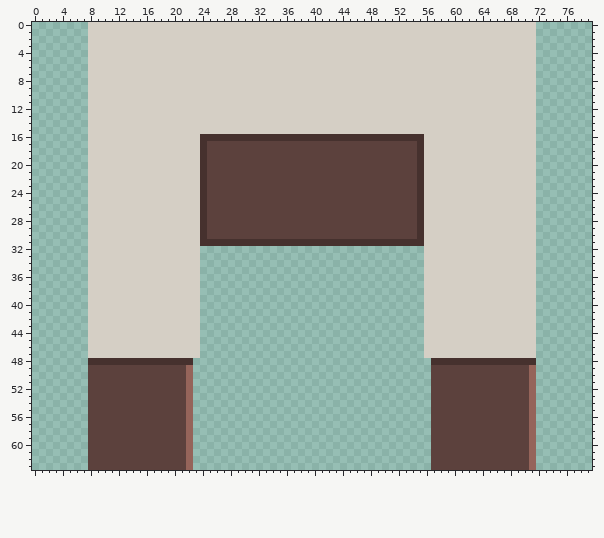
Two versions of one pixel-art file, assets/art/tiles/asprite/counters.aseprite. That is the earlier state.
96x64 pixels, 1 frame. The old version is drawn lined up with the new one, on the new canvas.
And afterwards:
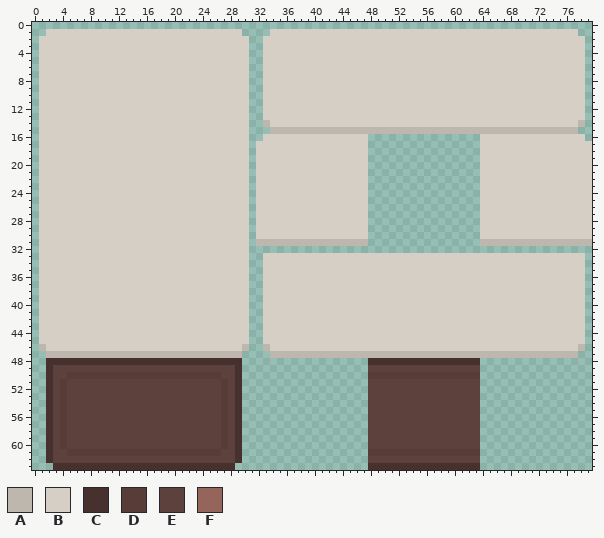
Palette (. is transparent): A #bdb7ad  B #d5cfc5  C #46312e  D #573c37  E #5c413d  F #95645a
Edits made:
canvas 96x64 -> 80x64, the old top-left corner now at -8,0 (the part of the old canvas that was cut away was empty and is not shown)
Changed rows in their new state; - is an unchanged pixel.
first column x 1:
 0 -------................................................................--------
 1 -BBBBBB----------------------....--------------------------------------BBBBBB--
 2 BBBBBBB-----------------------..---------------------------------------BBBBBBB-
 3 BBBBBBB-----------------------..---------------------------------------BBBBBBB-
 4 BBBBBBB-----------------------..---------------------------------------BBBBBBB-
 5 BBBBBBB-----------------------..---------------------------------------BBBBBBB-
 6 BBBBBBB-----------------------..---------------------------------------BBBBBBB-
 7 BBBBBBB-----------------------..---------------------------------------BBBBBBB-
 8 BBBBBBB-----------------------..---------------------------------------BBBBBBB-
 9 BBBBBBB-----------------------..---------------------------------------BBBBBBB-
10 BBBBBBB-----------------------..---------------------------------------BBBBBBB-
11 BBBBBBB-----------------------..---------------------------------------BBBBBBB-
12 BBBBBBB-----------------------..---------------------------------------BBBBBBB-
13 BBBBBBB-----------------------..---------------------------------------BBBBBBB-
14 BBBBBBB-----------------------..A--------------------------------------BBBBBBA-
15 BBBBBBB-----------------------...AAAAAAAAAAAAAAAAAAAAAAAAAAAAAAAAAAAAAAAAAAAA--
16 BBBBBBB----------------BBBBBBB..BBBBBBBBBBBBBBB................--------BBBBBBB-
17 BBBBBBB----------------BBBBBBB.BBBBBBBBBBBBBBBB................--------BBBBBBBB
18 BBBBBBB----------------BBBBBBB.BBBBBBBBBBBBBBBB................--------BBBBBBBB
19 BBBBBBB----------------BBBBBBB.BBBBBBBBBBBBBBBB................--------BBBBBBBB
20 BBBBBBB----------------BBBBBBB.BBBBBBBBBBBBBBBB................--------BBBBBBBB
21 BBBBBBB----------------BBBBBBB.BBBBBBBBBBBBBBBB................--------BBBBBBBB
22 BBBBBBB----------------BBBBBBB.BBBBBBBBBBBBBBBB................--------BBBBBBBB
23 BBBBBBB----------------BBBBBBB.BBBBBBBBBBBBBBBB................--------BBBBBBBB
24 BBBBBBB----------------BBBBBBB.BBBBBBBBBBBBBBBB................--------BBBBBBBB
25 BBBBBBB----------------BBBBBBB.BBBBBBBBBBBBBBBB................--------BBBBBBBB
26 BBBBBBB----------------BBBBBBB.BBBBBBBBBBBBBBBB................--------BBBBBBBB
27 BBBBBBB----------------BBBBBBB.BBBBBBBBBBBBBBBB................--------BBBBBBBB
28 BBBBBBB----------------BBBBBBB.BBBBBBBBBBBBBBBB................--------BBBBBBBB
29 BBBBBBB----------------BBBBBBB.BBBBBBBBBBBBBBBB................--------BBBBBBBB
30 BBBBBBB----------------BBBBBBB.BBBBBBBBBBBBBBBB................--------BBBBBBBB
31 BBBBBBB----------------BBBBBBB.AAAAAAAAAAAAAAAA................AAAAAAAAAAAAAAAA
32 BBBBBBB----------------BBBBBBB-------------------------................--------
33 BBBBBBB----------------BBBBBBB--BBBBBBBBBBBBBBBBBBBBBBB----------------BBBBBBB-
34 BBBBBBB----------------BBBBBBB--BBBBBBBBBBBBBBBBBBBBBBB----------------BBBBBBB-
35 BBBBBBB----------------BBBBBBB--BBBBBBBBBBBBBBBBBBBBBBB----------------BBBBBBB-
36 BBBBBBB----------------BBBBBBB--BBBBBBBBBBBBBBBBBBBBBBB----------------BBBBBBB-
37 BBBBBBB----------------BBBBBBB--BBBBBBBBBBBBBBBBBBBBBBB----------------BBBBBBB-
38 BBBBBBB----------------BBBBBBB--BBBBBBBBBBBBBBBBBBBBBBB----------------BBBBBBB-
39 BBBBBBB----------------BBBBBBB--BBBBBBBBBBBBBBBBBBBBBBB----------------BBBBBBB-
40 BBBBBBB----------------BBBBBBB--BBBBBBBBBBBBBBBBBBBBBBB----------------BBBBBBB-
41 BBBBBBB----------------BBBBBBB--BBBBBBBBBBBBBBBBBBBBBBB----------------BBBBBBB-
42 BBBBBBB----------------BBBBBBB--BBBBBBBBBBBBBBBBBBBBBBB----------------BBBBBBB-
43 BBBBBBB----------------BBBBBBB--BBBBBBBBBBBBBBBBBBBBBBB----------------BBBBBBB-
44 BBBBBBB----------------BBBBBBB--BBBBBBBBBBBBBBBBBBBBBBB----------------BBBBBBB-
45 BBBBBBB----------------BBBBBBB--BBBBBBBBBBBBBBBBBBBBBBB----------------BBBBBBB-
46 ABBBBBB----------------BBBBBBA--ABBBBBBBBBBBBBBBBBBBBBB----------------BBBBBBA-
47 -AAAAAAAAAAAAAAAAAAAAAAAAAAAA----AAAAAAAAAAAAAAAAAAAAAAAAAAAAAAAAAAAAAAAAAAAA--
48 -CCCCCC---------------CCCCCCC------------------CCCCCCCCC-------........--------
49 -CEEEEE--------------EEEEEEEC------------------EEEEEEEEE-------........--------
50 -CEEDDDDDDDDDDDDDDDDDDDDDDEEC------------------DDDDDDDDDDDDDDDD........--------
51 -CEDEEE--------------EEEEEDEC------------------EEEEEEEEE-------........--------
52 -CEDEEE--------------EEEEEDEC------------------EEEEEEEEE-------........--------
53 -CEDEEE--------------EEEEEDEC------------------EEEEEEEEE-------........--------
54 -CEDEEE--------------EEEEEDEC------------------EEEEEEEEE-------........--------
55 -CEDEEE--------------EEEEEDEC------------------EEEEEEEEE-------........--------
56 -CEDEEE--------------EEEEEDEC------------------EEEEEEEEE-------........--------
57 -CEDEEE--------------EEEEEDEC------------------EEEEEEEEE-------........--------
58 -CEDEEE--------------EEEEEDEC------------------EEEEEEEEE-------........--------
59 -CEDEEE--------------EEEEEDEC------------------EEEEEEEEE-------........--------
60 -CEDEEE--------------EEEEEDEC------------------EEEEEEEEE-------........--------
61 -CEEDDDDDDDDDDDDDDDDDDDDDDEEC------------------DDDDDDDDDDDDDDDD........--------
62 -CEEEEE--------------EEEEEEEC------------------EEEEEEEEE-------........--------
63 --CCCCCCCCCCCCCCCCCCCCCCCCCC-------------------CCCCCCCCCCCCCCCC........--------
